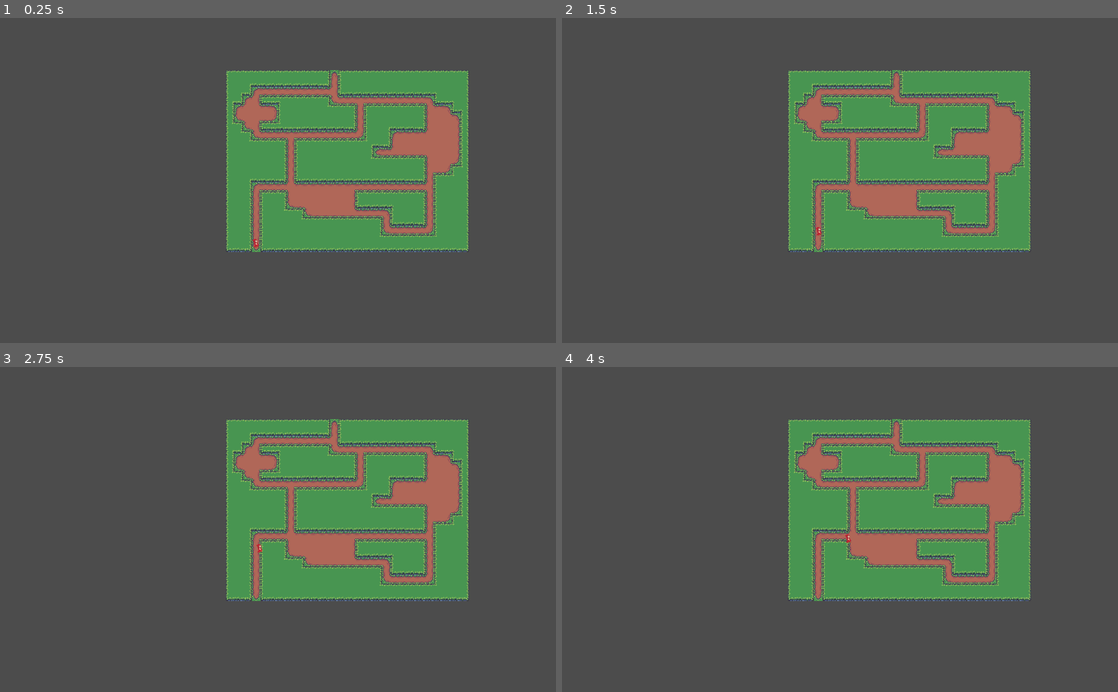
Above: before the commit, frames 1-4 (two rows, left to right).
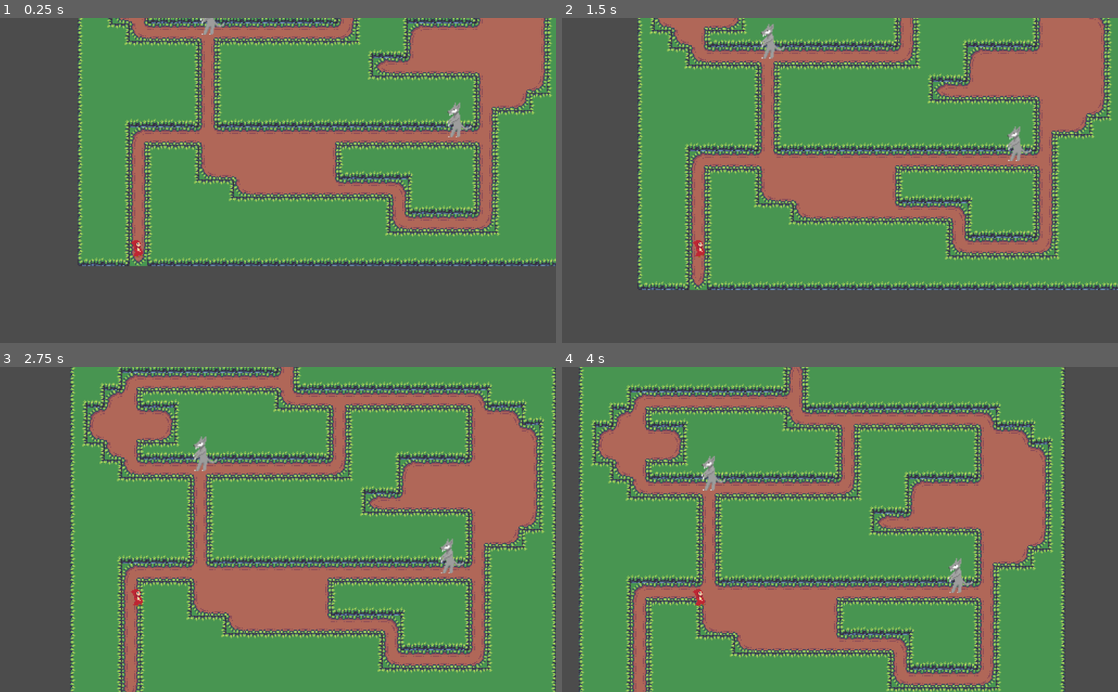
Above: after the commit, the same moments.

Repository: LiquidFun/Maerchentrubel
Game: Godot game, scene res://Scenes/Levels/TestLevel.tscn
Two runs of this game, one before a commit and one after it. Both use one fixed random seed, a clock stepped at 60 frames per second and the inputs below.
Inputs (mouse positions are in pixels of both pictures, inside the frame that each line leads up to):
- Up to frame 1 (0.25 s): no input
- Up to frame 2 (1.5 s): tap Enter (ui_accept) at 0.5, 0.6, 0.77, 1.07, 1.35 s; move the mouse to (962, 164) at 0.52 s; hold Right (ui_right) 0.53-1.28 s; click (962, 164) at 0.67 s; move the mouse to (728, 196) at 1.27 s; hold Down (ui_down) from 1.28 s (still down)
- Up to frame 3 (2.75 s): tap Enter (ui_accept) at 1.52, 1.82, 2.1 s; move the mouse to (333, 458) at 2.02 s; release Down (ui_down) at 2.03 s; hold Right (ui_right) from 2.03 s (still down)
- Up to frame 4 (4 s): move the mouse to (812, 594) at 2.77 s; release Right (ui_right) at 2.78 s; hold Up (ui_up) 2.78-3.53 s; tap Enter (ui_accept) at 2.85, 3.02, 3.32, 3.6, 3.77 s; click (812, 594) at 2.92 s; move the mouse to (1006, 578) at 3.52 s; hold Left (ui_left) from 3.53 s (still down)

The runs differ from the first frame. In frame 1, 52% of the frame differs, in the area x 14-100%, y 0-77%; in frame 2, 59%; in frame 3, 72%; in frame 4, 74%, in the area x 3-91%, y 0-100%.

Commit message:
added rudimentary combat, camera

Diff:
--- /dev/null
+++ b/Player.tscn
@@ -0,0 +1,43 @@
+[gd_scene load_steps=4 format=2]
+
+[ext_resource path="res://Resources/Sprites/redcap.png" type="Texture" id=2]
+
+[sub_resource type="GDScript" id=1]
+script/source = "extends Area2D
+
+export var turn_speed = 3
+const STEP_SIZE = 16
+
+# Called when the node enters the scene tree for the first time.
+func _ready():
+	pass # Replace with function body.
+
+
+# Called every frame. 'delta' is the elapsed time since the previous frame.
+func _process(delta):
+	if turn_speed > 0:
+		if Input.is_action_just_pressed(\"ui_down\"):
+			position.y += 16
+		if Input.is_action_pressed(\"ui_up\"):
+			position.y -= 16
+		if Input.is_action_pressed(\"ui_left\"):
+			position.x -= 16
+		if Input.is_action_pressed(\"ui_right\"):
+			position.x +=16
+"
+
+[sub_resource type="SpriteFrames" id=2]
+animations = [ {
+"frames": [ ExtResource( 2 ) ],
+"loop": true,
+"name": "default",
+"speed": 5.0
+} ]
+
+[node name="Player" type="Area2D"]
+script = SubResource( 1 )
+
+[node name="AnimatedSprite" type="AnimatedSprite" parent="."]
+frames = SubResource( 2 )
+
+[node name="CollisionShape2D" type="CollisionShape2D" parent="."]
--- /dev/null
+++ b/Scenes/Controllers/CombatManager.tscn
@@ -0,0 +1,6 @@
+[gd_scene load_steps=2 format=2]
+
+[ext_resource path="res://Scripts/CombatManager.gd" type="Script" id=1]
+
+[node name="CombatManager" type="Node"]
+script = ExtResource( 1 )
--- /dev/null
+++ b/Scenes/Controllers/Combatant.tscn
@@ -0,0 +1,31 @@
+[gd_scene load_steps=5 format=2]
+
+[ext_resource path="res://Scripts/Combatant.gd" type="Script" id=1]
+[ext_resource path="res://Resources/Sprites/wolf.png" type="Texture" id=2]
+
+[sub_resource type="SpriteFrames" id=1]
+animations = [ {
+"frames": [ ExtResource( 2 ) ],
+"loop": true,
+"name": "default",
+"speed": 5.0
+} ]
+
+[sub_resource type="RectangleShape2D" id=2]
+extents = Vector2( 8, 8 )
+
+[node name="Combatant" type="Area2D"]
+script = ExtResource( 1 )
+
+[node name="AnimatedSprite" type="AnimatedSprite" parent="."]
+position = Vector2( 4.36049, -4.47834 )
+frames = SubResource( 1 )
+
+[node name="CollisionShape2D" type="CollisionShape2D" parent="."]
+position = Vector2( 0, 8 )
+shape = SubResource( 2 )
+
+[node name="RayCast2D" type="RayCast2D" parent="."]
+position = Vector2( 0, 8 )
+
+[node name="Tween" type="Tween" parent="."]
--- a/Scenes/Levels/TestLevel.tscn
+++ b/Scenes/Levels/TestLevel.tscn
@@ -1,8 +1,10 @@
-[gd_scene load_steps=4 format=2]
+[gd_scene load_steps=6 format=2]
 
 [ext_resource path="res://Scenes/Tilemaps/Tilemap.tscn" type="PackedScene" id=1]
 [ext_resource path="res://Resources/Other/TestOpengameart.tres" type="TileSet" id=2]
 [ext_resource path="res://Scenes/Controllers/Player.tscn" type="PackedScene" id=3]
+[ext_resource path="res://Scenes/Controllers/CombatManager.tscn" type="PackedScene" id=4]
+[ext_resource path="res://Scenes/Controllers/Combatant.tscn" type="PackedScene" id=5]
 
 [node name="Node2D" type="Node2D"]
 
@@ -15,3 +17,17 @@
 [node name="Player" parent="." instance=ExtResource( 3 )]
 position = Vector2( 472, 416 )
 gravity = 0.0
+
+[node name="Camera2D" type="Camera2D" parent="Player"]
+position = Vector2( 128.578, -62.9742 )
+current = true
+zoom = Vector2( 0.5, 0.5 )
+
+[node name="Combatant2" parent="." instance=ExtResource( 5 )]
+position = Vector2( 535.931, 206.95 )
+hit_points = 888
+
+[node name="Combatant" parent="." instance=ExtResource( 5 )]
+position = Vector2( 762.988, 301.723 )
+
+[node name="CombatManager" parent="." instance=ExtResource( 4 )]
--- /dev/null
+++ b/Scripts/CombatManager.gd
@@ -0,0 +1,33 @@
+extends Node
+
+var combatant_list
+var rng = RandomNumberGenerator.new()
+
+# Called when the node enters the scene tree for the first time.
+func _ready():
+	initCombat()
+
+func _process(delta):
+	if Input.is_action_just_pressed("ui_accept"):
+		process_combat()
+
+func initCombat():
+	rng.randomize()
+	combatant_list = get_tree().get_nodes_in_group("combatant")
+	combatant_list.append(get_parent().get_node("Player"))
+	for combatant in combatant_list:
+		combatant.initiative = rng.randi_range(1,20)
+	combatant_list.sort_custom(self, "sortCombatantsByInitiative")
+
+func process_combat():
+	for combatant in combatant_list:
+		combatant.make_turn()
+
+
+func sortCombatantsByInitiative(a, b):
+	if a.initiative > b.initiative:
+		return true
+	return false
+
+func handOverTurnToken():
+	pass
--- /dev/null
+++ b/Scripts/Combatant.gd
@@ -0,0 +1,33 @@
+extends Node
+export var hit_points = 999
+export var turn_speed = 1
+export var attack_damage_range = 6
+export var attack_range = 1
+export var aggro_range = 5
+export var armor = 5
+export var in_combat = false
+export var initiative = 0
+var rng = RandomNumberGenerator.new()
+
+# Called when the node enters the scene tree for the first time.
+func _ready():
+	self.add_to_group("combatant")
+	rng.randomize()
+
+func make_turn():
+	make_attack(get_parent().get_node("Player"))
+
+func make_attack(target):
+	print(self.name +" makes attack against " +str(target.name))
+	var to_hit = rng.randi_range(1,20)
+	var damage = rng.randi_range(1,attack_damage_range)
+	target.receive_attack(to_hit, damage)
+
+func receive_attack(to_hit, damage):
+	if to_hit >= armor:
+		self.hit_points -= damage
+		if self.hit_points <= 0:
+			self.die()
+
+func die():
+	self.queue_free()
--- a/Scripts/Player.gd
+++ b/Scripts/Player.gd
@@ -3,13 +3,20 @@
 export var turn_speed = 3
 export var tile_size = 16
 export var tween_speed = 3.0
+export var attack_damage_range = 20
+export var armor = 15
+export var hit_points = 2000
 
 onready var nav = get_parent().get_node("Navigation2D")
 
 onready var ray = $RayCast2D
 onready var tween = $Tween
 
+
 var path = PoolVector2Array()
+
+var initiative = 0
+var rng = RandomNumberGenerator.new()
 
 var inputs = {
 	"ui_down": Vector2(0, 1),
@@ -20,6 +27,7 @@
 
 # Called when the node enters the scene tree for the first time.
 func _ready():
+	rng.randomize()
 	pass # Replace with function body.
 
 func move_tween(newPos):
@@ -62,6 +70,26 @@
 			print("path is " + str(path))
 			_on_Tween_tween_completed(null, null)
 
+func make_turn():
+	pass
+
+func make_attack(target):
+	print("make_attack")
+	var to_hit = rng.randi_range(1,20)
+	var damage = rng.randi_range(1,attack_damage_range)
+	target.receive_attack(to_hit, damage)
+
+func receive_attack(to_hit, damage):
+	if to_hit >= armor:
+		self.hit_points -= damage
+		if self.hit_points <= 0:
+			self.die()
+		print(self.name +" receives " +str(damage) +" damage")
+	else:
+		print("miss")
+
+func die():
+	self.queue_free()
 # Called every frame. 'delta' is the elapsed time since the previous frame.
 func _process(delta):
 	pass
--- a/Scripts/SoundManager.gd
+++ b/Scripts/SoundManager.gd
@@ -3,7 +3,7 @@
 const MAX_VOLUME = 20
 const MIN_VOLUME = -50
 
-var music_on = true
+export var music_on = false
 var volume_modifier = 0
 var music_player = null
 
@@ -35,4 +35,4 @@
 	self.add_child(music_player)
 	music_player.stream = load("res://Resources/Sound/Music/Jim Hall - Heartache.mp3")
 	music_player.volume_db = -35
-	music_player.play()
+	#music_player.play()
Binary file added: Resources/Sprites/tiles_packed.png
Not shown, added: Resources/Sprites/tiles_packed.png.import
Binary file added: Resources/Sprites/wolf.png
Not shown, added: Resources/Sprites/wolf.png.import
